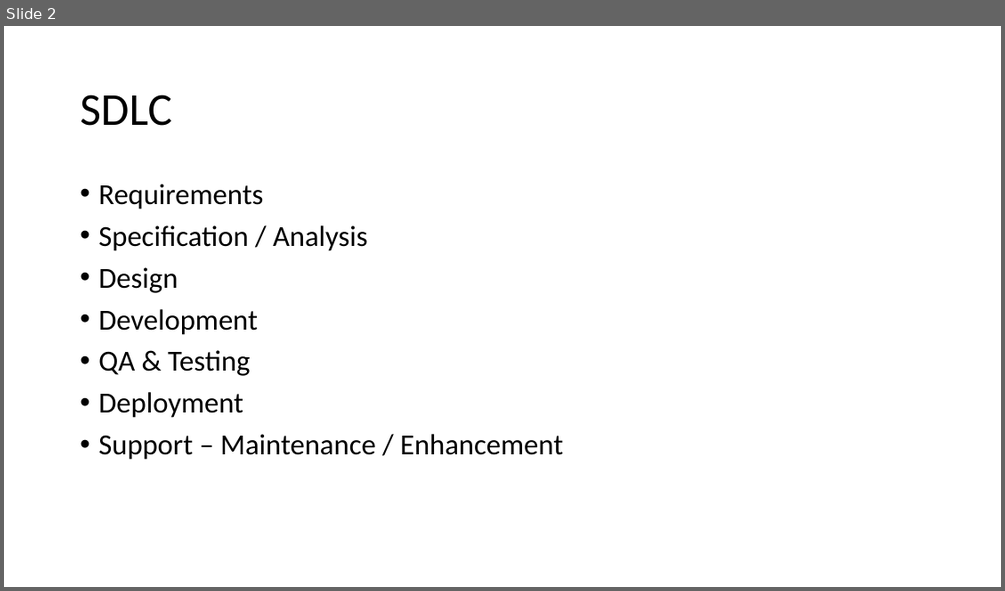
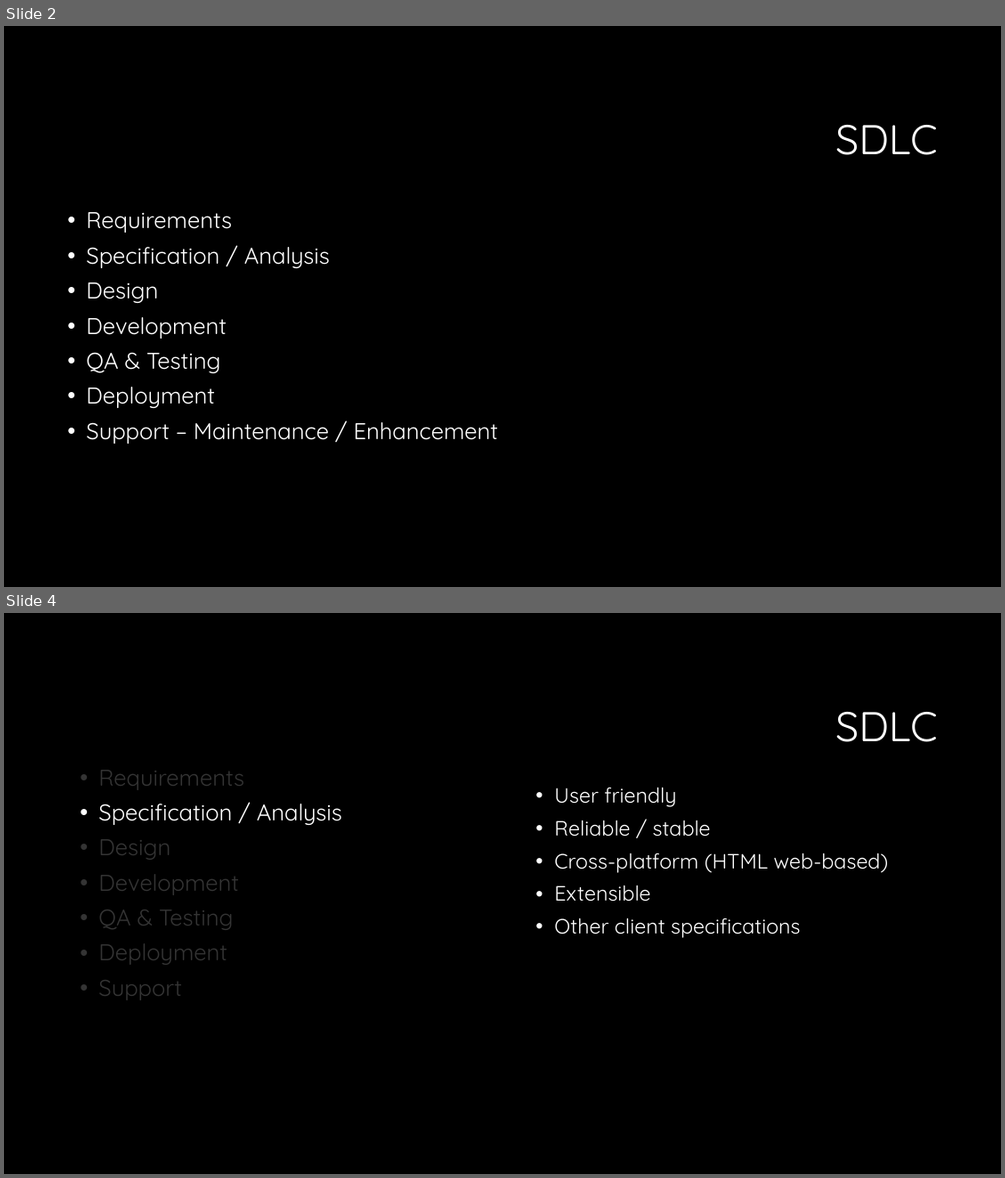
Before and after one commit to petrusfourie/health_first, a slide deck: Hospital_Management_Project.pptx. Shown one above the other, each under a label of ours: slide 2 before the commit, slides 2 and 4 after it; the slides between them are not shown. The pictures are 1005x591 and 1005x1178 pixels, drawn with LibreOffice and Linux fonts; fonts in the diff are those of the drawing; background and template pictures are left out. Boxes give left, top, right and bottom in pixels: in the first picture for what was removed or moved away, otherwise in the second. Text is boxed around its words. In the diff, an @@ line names an element or a change of style, - is before the commit and + after.

Commit message:
Updated slides - waiting for UML design

```diff
--- a/Hospital_Management_Project.pptx
+++ b/Hospital_Management_Project.pptx
@@ slide 4 added at (4, 613, 1001, 1174), background #000000 @@
@@ title added at (835, 712, 938, 742), 40 pt, text #FFFFFF @@
+SDLC
@@ text added at (98, 770, 342, 1000), 22 pt, text #343434 @@
+• Requirements
+• Specification / Analysis
+• Design
+• Development
+• QA & Testing
+• Deployment
+• Support
@@ text added at (554, 787, 889, 938), 20 pt, text #FFFFFF @@
+• User friendly
+• Reliable / stable
+• Cross-platform (HTML web-based)
+• Extensible
+• Other client specifications
@@ slide 2 changed as well @@
@@ background #FFFFFF to #000000 @@
@@ title "SDLC": place and size @@
-title "SDLC" at (80, 95, 172, 126)
+title "SDLC" at (835, 125, 938, 155)
@@ title "SDLC" at (835, 125, 938, 155): size 44 to 40 pt, font Calibri to Quicksand, text colour #000000 to #FFFFFF; alignment left to right @@
@@ text "Requirements": place and size @@
-text "Requirements" at (98, 184, 563, 459)
+text "Requirements" at (86, 212, 499, 443)
@@ text "Requirements" at (86, 212, 499, 443): size 28 to 22 pt, font Calibri to Quicksand, text colour #000000 to #FFFFFF @@
```
Also in this commit, not shown: 13 other slides changed, 8 other slides added.
